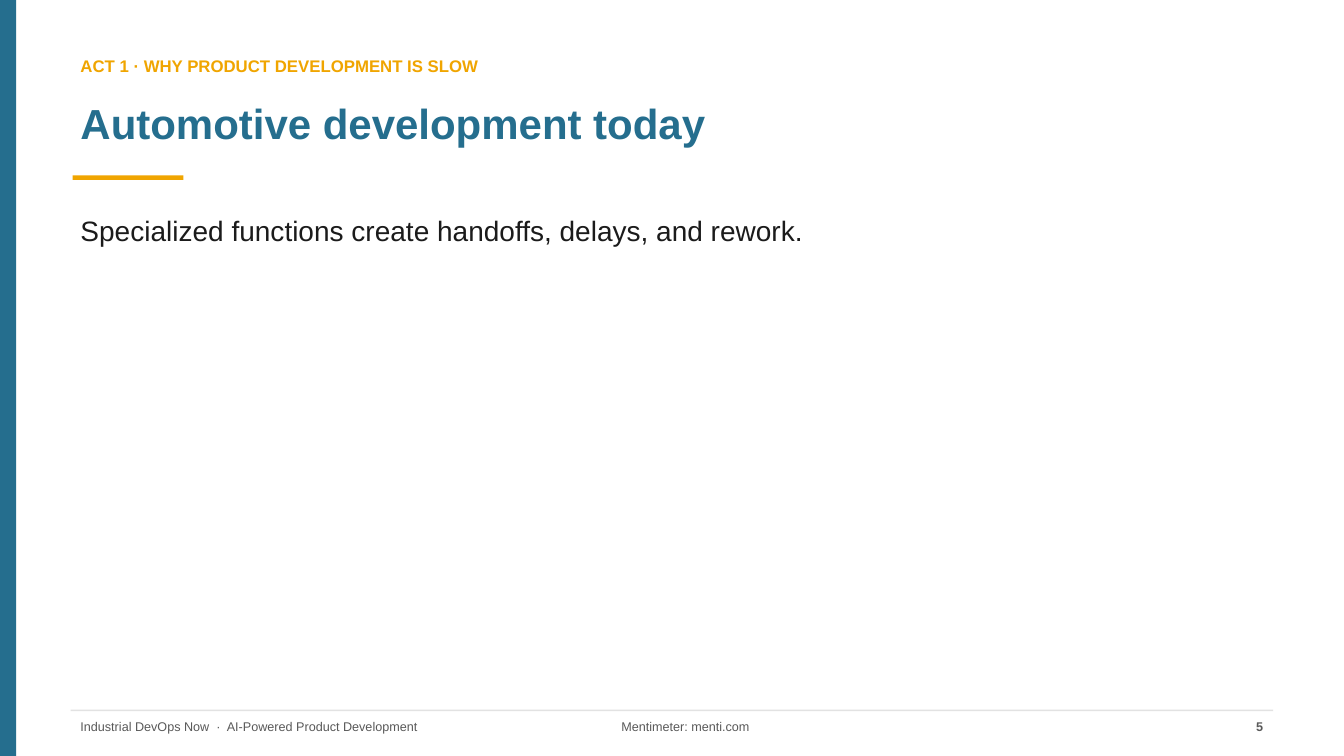
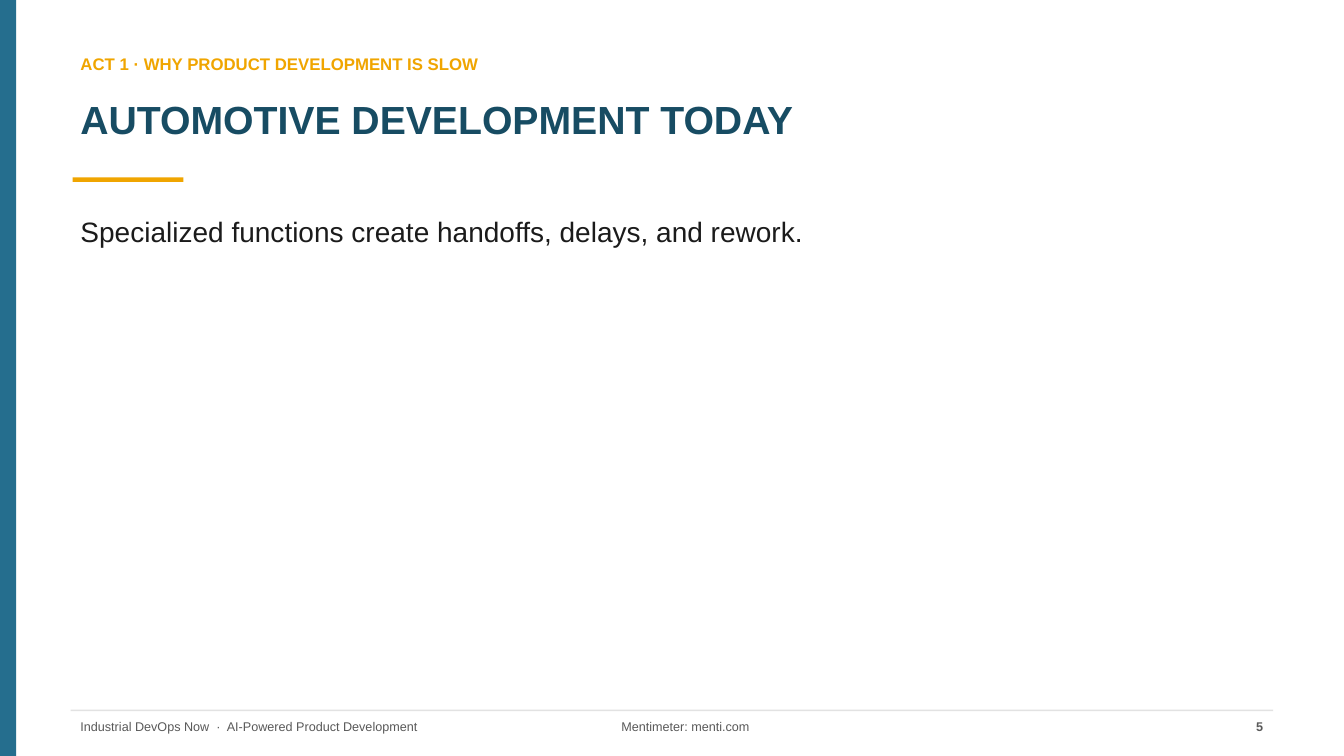
Before and after one commit to rockinryeman/SDLC-Workshop, a slide deck: slide 5 of dms-workshop/AI-Powered-Product-Development_DMS.pptx. Drawn at 1344x756 pixels with LibreOffice and Linux fonts; fonts in the diff are those of the drawing. Boxes give left, top, right and bottom in pixels: in the first picture for what was removed or moved away, otherwise in the second. Text is boxed around its words. In the diff, an @@ line names an element or a change of style, - is before the commit and + after.

```diff
--- a/dms-workshop/AI-Powered-Product-Development_DMS.pptx
+++ b/dms-workshop/AI-Powered-Product-Development_DMS.pptx
@@ text at box(80, 106, 793, 135): text changed; size 30 to 28 pt; text colour #256E8E to #174C63 @@
-Automotive development today
+AUTOMOTIVE DEVELOPMENT TODAY
```
Also in this commit, not shown: 20 other slides changed, 4 other files.
